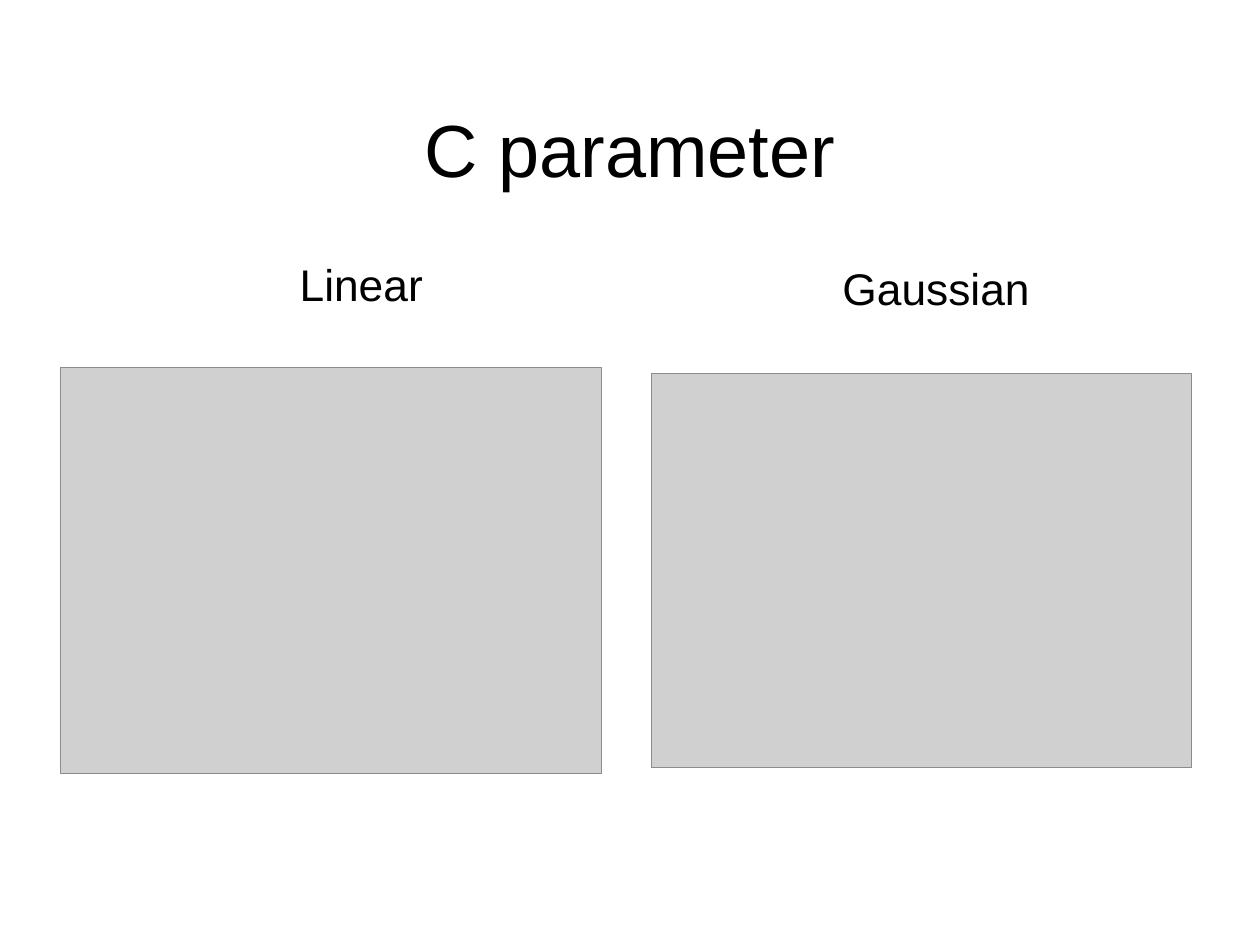
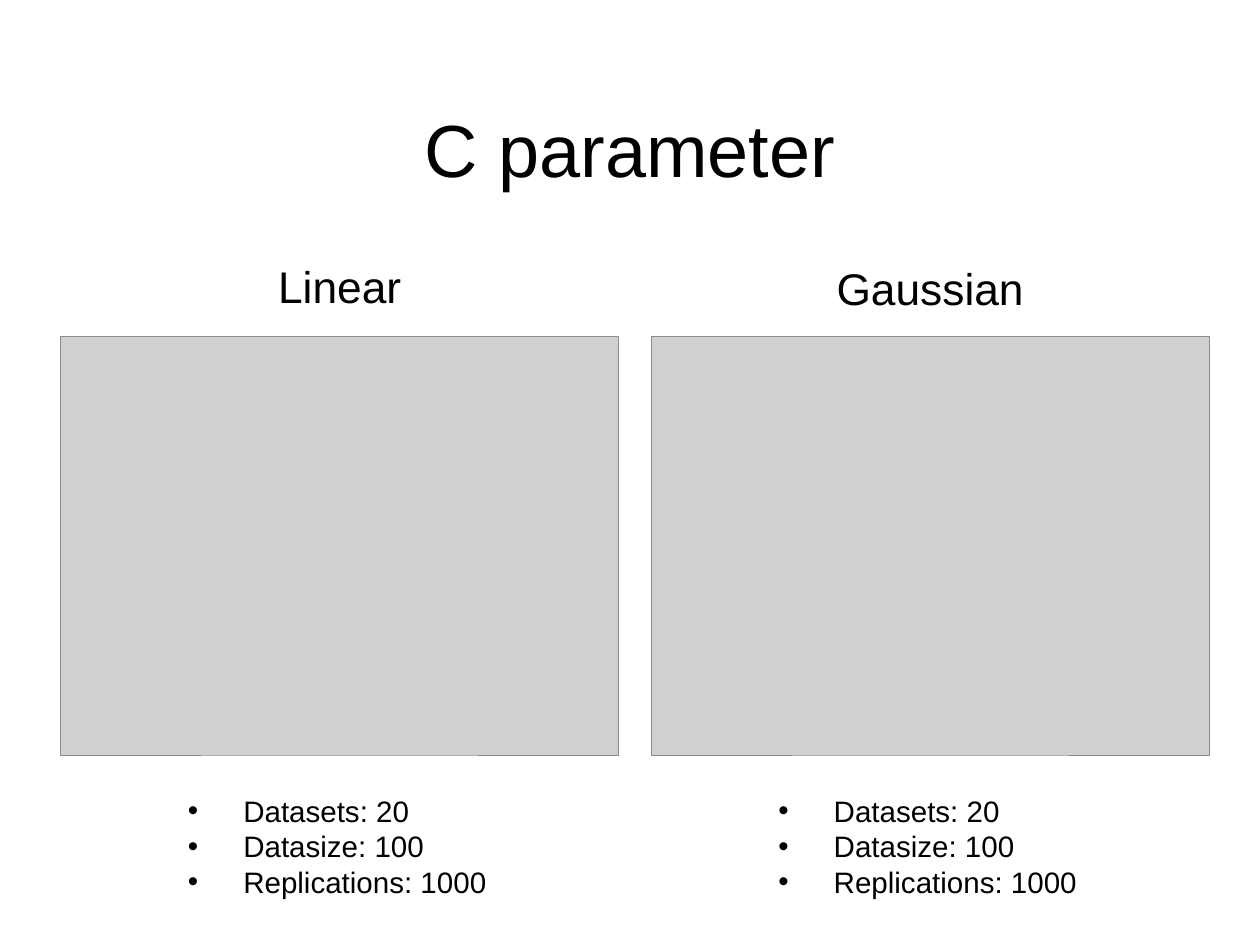
Before and after one commit to ThomasGoerttler/BootstrapingSVM, a slide deck: slide 9 of Präsentation/slides.pptx. Drawn at 1260x945 pixels with LibreOffice and Linux fonts; fonts in the diff are those of the drawing; grey boxes stand for pictures. Boxes give left, top, right and bottom in pixels: in the first picture for what was removed or moved away, otherwise in the second. Text is boxed around its words. In the diff, an @@ line names an element or a change of style, - is before the commit and + after.

```diff
--- a/Präsentation/slides.pptx
+++ b/Präsentation/slides.pptx
@@ text "Linear": place and size @@
-text "Linear" at <box>300,269,423,302</box>
+text "Linear" at <box>278,271,401,304</box>
@@ text "Gaussian": place and size @@
-text "Gaussian" at <box>842,273,1029,306</box>
+text "Gaussian" at <box>837,273,1024,306</box>
@@ picture: place and size @@
-picture at <box>61,368,602,774</box>
+picture at <box>61,337,619,755</box>
@@ picture: place and size @@
-picture at <box>652,374,1192,767</box>
+picture at <box>651,337,1209,755</box>
@@ text added at <box>243,801,486,898</box>, 24 pt, text #000000 @@
+• Datasets: 20
+• Datasize: 100
+• Replications: 1000
@@ text added at <box>834,801,1077,898</box>, 24 pt, text #000000 @@
+• Datasets: 20
+• Datasize: 100
+• Replications: 1000
```
Also in this commit, not shown: 3 other slides changed, 1 slide removed, 17 other files.
